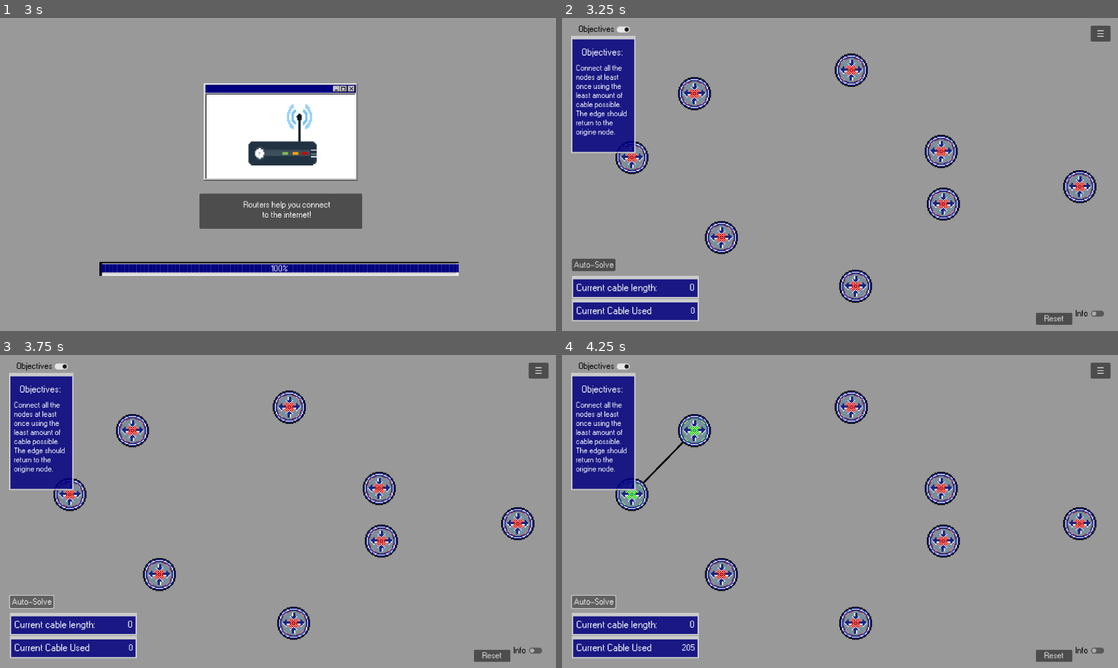
Above: before the commit, frames 1-4 (two rows, left to right).
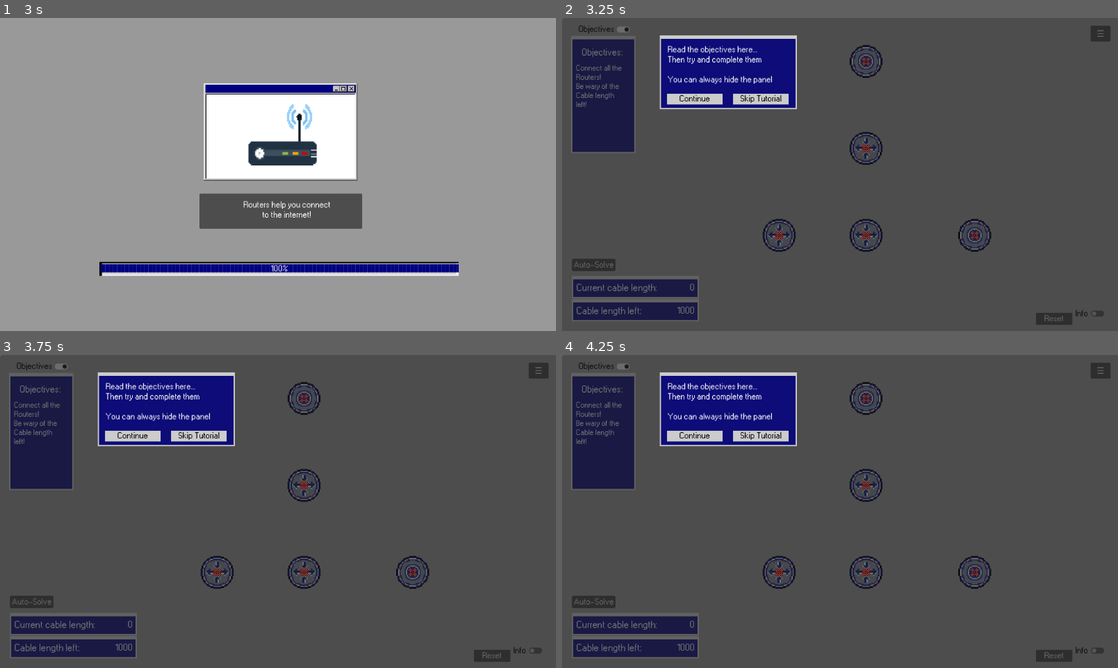
Above: after the commit, the same moments.

Repository: BcubeStudios/Netspace-Game
Game: Godot game, scene res://scenes/opening.tscn
Same seed, same stepped clock (60 frames per second), same inputs: the game is played once before the commit and once after it.
Inputs (mouse positions are in pixels of both pictures, inside the frame that each line leads up to):
- Up to frame 1 (3 s): move the mouse to (400, 158) at 0.52 s; click (400, 158) at 0.67 s; click "START GAME" at 1.25 s; move the mouse to (166, 190) at 2.02 s; click (166, 190) at 2.17 s; move the mouse to (333, 105) at 2.77 s; click (333, 105) at 2.92 s
- Up to frame 2 (3.25 s): no input
- Up to frame 3 (3.75 s): click "Auto-Solve" at 3.5 s
- Up to frame 4 (4.25 s): no input

Frame 1 is identical in both runs. In frame 2, 100% of the frame differs, in the area x 0-100%, y 0-100%; in frame 3, 100%; in frame 4, 100%.

Commit message:
fixed demo issues plus naming issue

Diff:
--- a/GodotWorkspace/scenes/demo_level.tscn
+++ b/GodotWorkspace/scenes/demo_level.tscn
@@ -1,99 +1,15 @@
-[gd_scene load_steps=5 format=3 uid="uid://ddhmuwam3lrrg"]
+[gd_scene load_steps=5 format=3 uid="uid://dcdwewsdx4hgc"]
 
 [ext_resource type="Script" path="res://scripts/demo_level.gd" id="1_j08t0"]
-[ext_resource type="PackedScene" uid="uid://b68odumc68nqb" path="res://scenes/game_panel.tscn" id="2_fja5t"]
-[ext_resource type="PackedScene" uid="uid://yyjcuekla8dc" path="res://scenes/explanation.tscn" id="6_kbtp5"]
-[ext_resource type="PackedScene" uid="uid://smxxaf128sk0" path="res://scenes/hud.tscn" id="6_nrepm"]
+[ext_resource type="PackedScene" uid="uid://b68odumc68nqb" path="res://scenes/game_panel.tscn" id="1_v2yyb"]
+[ext_resource type="PackedScene" uid="uid://smxxaf128sk0" path="res://scenes/hud.tscn" id="2_54d6m"]
+[ext_resource type="PackedScene" uid="uid://yyjcuekla8dc" path="res://scenes/explanation.tscn" id="3_ygt1t"]
 
-[sub_resource type="StyleBoxFlat" id="StyleBoxFlat_yw0v8"]
-
-[sub_resource type="StyleBoxFlat" id="StyleBoxFlat_7cmm0"]
-bg_color = Color(0.352941, 0.352941, 0.352941, 0.498039)
-
-[node name="DemoLevel" type="Node2D"]
+[node name="demoLevel" type="Node2D"]
 script = ExtResource("1_j08t0")
 
-[node name="BackgroundPanel" type="Panel" parent="."]
-offset_right = 1281.0
-offset_bottom = 723.0
-mouse_filter = 2
-theme_override_styles/panel = SubResource("StyleBoxFlat_yw0v8")
+[node name="gamePanel" parent="." instance=ExtResource("1_v2yyb")]
 
-[node name="Director" parent="BackgroundPanel" instance=ExtResource("2_pm2eq")]
-layout_mode = 1
+[node name="HUD" parent="." instance=ExtResource("2_54d6m")]
 
-[node name="CablePanel" type="Panel" parent="BackgroundPanel"]
-layout_mode = 0
-offset_left = 23.0
-offset_top = 646.0
-offset_right = 315.0
-offset_bottom = 698.0
-theme = ExtResource("2_rkssa")
-
-[node name="CableLabel" type="Label" parent="BackgroundPanel/CablePanel"]
-layout_mode = 0
-offset_left = 10.0
-offset_top = 17.0
-offset_right = 174.0
-offset_bottom = 42.0
-theme = ExtResource("2_rkssa")
-theme_override_colors/font_color = Color(1, 1, 1, 1)
-theme_override_font_sizes/font_size = 23
-text = "Cable length left:"
-
-[node name="LengthLabel" type="Label" parent="BackgroundPanel/CablePanel"]
-layout_mode = 0
-offset_left = 200.0
-offset_top = 17.0
-offset_right = 282.0
-offset_bottom = 40.0
-theme = ExtResource("2_rkssa")
-theme_override_font_sizes/font_size = 22
-text = "FFFF"
-horizontal_alignment = 2
-
-[node name="CurrCablePanel" type="Panel" parent="BackgroundPanel"]
-layout_mode = 0
-offset_left = 23.0
-offset_top = 593.0
-offset_right = 315.0
-offset_bottom = 645.0
-theme = ExtResource("2_rkssa")
-
-[node name="CableLabel2" type="Label" parent="BackgroundPanel/CurrCablePanel"]
-layout_mode = 0
-offset_left = 10.0
-offset_top = 17.0
-offset_right = 174.0
-offset_bottom = 42.0
-theme = ExtResource("2_rkssa")
-theme_override_colors/font_color = Color(1, 1, 1, 1)
-theme_override_font_sizes/font_size = 23
-text = "Current cable length:"
-
-[node name="CurrLengthLabel" type="Label" parent="BackgroundPanel/CurrCablePanel"]
-layout_mode = 0
-offset_left = 200.0
-offset_top = 17.0
-offset_right = 282.0
-offset_bottom = 40.0
-theme = ExtResource("2_rkssa")
-theme_override_font_sizes/font_size = 22
-text = "FFFF"
-horizontal_alignment = 2
-
-[node name="AudioStreamPlayer2D" type="AudioStreamPlayer2D" parent="."]
-stream = ExtResource("3_ruto6")
-autoplay = true
-
-[node name="Overlay" type="Panel" parent="."]
-visible = false
-offset_left = 1.0
-offset_right = 1282.0
-offset_bottom = 721.0
-theme_override_styles/panel = SubResource("StyleBoxFlat_7cmm0")
-
-[node name="Explanation" parent="." instance=ExtResource("6_kbtp5")]
-visible = false
-
-[node name="HUD" parent="." instance=ExtResource("6_nrepm")]
+[node name="explanation" parent="." instance=ExtResource("3_ygt1t")]
--- /dev/null
+++ b/GodotWorkspace/scenes/level_0.tscn
@@ -0,0 +1,12 @@
+[gd_scene load_steps=4 format=3 uid="uid://dc25l4fo5y5pb"]
+
+[ext_resource type="Script" path="res://scripts/level_0.gd" id="1_ekgpp"]
+[ext_resource type="PackedScene" uid="uid://b68odumc68nqb" path="res://scenes/game_panel.tscn" id="1_fxrbj"]
+[ext_resource type="PackedScene" uid="uid://smxxaf128sk0" path="res://scenes/hud.tscn" id="2_jfl5n"]
+
+[node name="level0" type="Node2D"]
+script = ExtResource("1_ekgpp")
+
+[node name="gamePanel" parent="." instance=ExtResource("1_fxrbj")]
+
+[node name="HUD" parent="." instance=ExtResource("2_jfl5n")]
--- a/GodotWorkspace/scripts/demo_level.gd
+++ b/GodotWorkspace/scripts/demo_level.gd
@@ -2,79 +2,22 @@
 
 
 var setting_on = false
-@onready var length_label = $BackgroundPanel/CablePanel/LengthLabel
-@onready var curr_length_label = $BackgroundPanel/CurrCablePanel/CurrLengthLabel
-@onready var director_scene = preload("res://scenes/director.tscn")
 
 # Called when the node enters the scene tree for the first time.
 func _ready():
 	if Global.First_time:
-		$Explanation.show()
+		$explanation.show()
 	Global.First_time = false
 
 	var dir = $gamePanel/Director
-	dir.createEndPoint("point1", Vector2i(700, 100))
-	dir.createEndPoint("point2", Vector2i(950, 500))
-	dir.createPoint("point3", Vector2i(500, 500))
-	dir.createPoint("point4", Vector2i(700, 300))
-	dir.createPoint("point5", Vector2i(700, 500))
+	dir.create_end_point("point1", Vector2i(700, 100))
+	dir.create_end_point("point2", Vector2i(950, 500))
+	dir.create_point("point3", Vector2i(500, 500))
+	dir.create_point("point4", Vector2i(700, 300))
+	dir.create_point("point5", Vector2i(700, 500))
 
-	dir.length_left = 1000
-
-func _process(_delta):
-	if Input.is_action_just_pressed("Settings"):
-		settings_menu()
-	length_label.text = str(int($BackgroundPanel/Director.length_left))
-	curr_length_label.text = str(int($BackgroundPanel/Director.curr_length))
-
-
-func settings_menu():
-	var setting_panel = $HUD/SettingPanel
-	var overlay = $Overlay
-	if setting_on:
-		setting_panel.hide()
-		overlay.hide()
-		Engine.time_scale = 1
-	else :
-		setting_panel.show()
-		overlay.show()
-		Engine.time_scale = 0
-	setting_on = !setting_on
-pass
-
-
-#activates the settings mode
-func _on_setting_button_pressed():
-	settings_menu()
-	pass # Replace with function body.
-
-
-#toggles the info panel
-func _on_info_toggle_toggled(toggled_on):
-	var info_graphic = $HUD/InfoPanel
-	if toggled_on:
-		info_graphic.show()
-	else:
-		info_graphic.hide()
-
-
-#toggles the objectives panel
-func _on_objectives_toggle_toggled(toggled_on):
-	var objectives_graphic = $HUD/ObjectivesPanel
-	if toggled_on:
-		objectives_graphic.show()
-	else:
-		objectives_graphic.hide()
-
-func _on_reset_button_pressed():
-	self.reset()
+	dir.set_cable_length(1000)
 
 func level_won():
 	await Global.wait(1.5)
 	get_tree().change_scene_to_file("res://scenes/ending.tscn")
-
-func reset():
-	get_tree().change_scene_to_file("res://scenes/demo_level.tscn")
-
-func _on_solve_button_pressed():
-	$BackgroundPanel/Director.auto_solve()
--- a/GodotWorkspace/scripts/director.gd
+++ b/GodotWorkspace/scripts/director.gd
@@ -20,18 +20,18 @@
 
 	curr_length = 0
 
-func setCableLength(length):
+func set_cable_length(length):
 	max_length = length
 	length_left = length
 
-func createVariablePoint(new_name, coords, max_edges):
+func create_variable_point(new_name, coords, max_edges):
 	var newPoint = variable_point_scene.instantiate()
 	newPoint.activate(new_name, coords)
 	newPoint.change_max_edges(max_edges)
 	self.add_child(newPoint)
 	points.append(newPoint)
 
-func createEndPoint(new_name, coords):
+func create_end_point(new_name, coords):
 
 	var newPoint = end_point_scene.instantiate()
 	newPoint.activate(new_name, coords)
--- /dev/null
+++ b/GodotWorkspace/scripts/level_0.gd
@@ -0,0 +1,11 @@
+extends Node2D
+
+
+# Called when the node enters the scene tree for the first time.
+func _ready():
+	pass # Replace with function body.
+
+
+# Called every frame. 'delta' is the elapsed time since the previous frame.
+func _process(delta):
+	pass
--- a/GodotWorkspace/scripts/loading_screen.gd
+++ b/GodotWorkspace/scripts/loading_screen.gd
@@ -15,8 +15,8 @@
 
 #changes to the demo
 func changeScene():
-	get_tree().change_scene_to_file("res://scenes/tsp_level.tscn")
-	#get_tree().change_scene_to_file("res://scenes/demo_level.tscn")
+	#get_tree().change_scene_to_file("res://scenes/tsp_level.tscn")
+	get_tree().change_scene_to_file("res://scenes/demo_level.tscn")
 
 # Called every frame. 'delta' is the elapsed time since the previous frame.
 # calls to play the animation and the loading bar
--- a/GodotWorkspace/scripts/tsp_level.gd
+++ b/GodotWorkspace/scripts/tsp_level.gd
@@ -6,21 +6,21 @@
 func _ready():
 	var dir = $gamePanel/Director
 	dir.max_phedge = 1000
-	dir.setCableLength(100000)
+	dir.set_cable_length(100000)
 	$HUD/InfoPanel/InfoLabel.text = "The Traveling Salesman Problem aka TSP is a problem in graph theory. It asks a given  …(281 unchanged characters)…
 	$HUD/ObjectivesPanel/ObjectivesLabel.text = "Connect all the nodes at least once using the least amount of cable possible. The edge should return to the origine node."
 
 	$gamePanel/cablePanel/cable_Label.text = "Current Cable Used"
 	$gamePanel/cablePanel/length_Label.hide()
 
-	dir.createVariablePoint("point1", randomCoordinates(Vector2i(640, 100)), 2)
-	dir.createVariablePoint("point2", randomCoordinates(Vector2i(910, 230)), 2)
-	dir.createVariablePoint("point3", randomCoordinates(Vector2i(1120, 360)), 2)
-	dir.createVariablePoint("point4", randomCoordinates(Vector2i(910, 490)), 2)
-	dir.createVariablePoint("point5", randomCoordinates(Vector2i(640, 620)), 2)
-	dir.createVariablePoint("point6", randomCoordinates(Vector2i(370, 490)), 2)
-	dir.createVariablePoint("point7", randomCoordinates(Vector2i(160, 360)), 2)
-	dir.createVariablePoint("point8", randomCoordinates(Vector2i(370, 230)), 2)
+	dir.create_variable_point("point1", randomCoordinates(Vector2i(640, 100)), 2)
+	dir.create_variable_point("point2", randomCoordinates(Vector2i(910, 230)), 2)
+	dir.create_variable_point("point3", randomCoordinates(Vector2i(1120, 360)), 2)
+	dir.create_variable_point("point4", randomCoordinates(Vector2i(910, 490)), 2)
+	dir.create_variable_point("point5", randomCoordinates(Vector2i(640, 620)), 2)
+	dir.create_variable_point("point6", randomCoordinates(Vector2i(370, 490)), 2)
+	dir.create_variable_point("point7", randomCoordinates(Vector2i(160, 360)), 2)
+	dir.create_variable_point("point8", randomCoordinates(Vector2i(370, 230)), 2)
 
 
 func randomCoordinates(expectedCoords):
